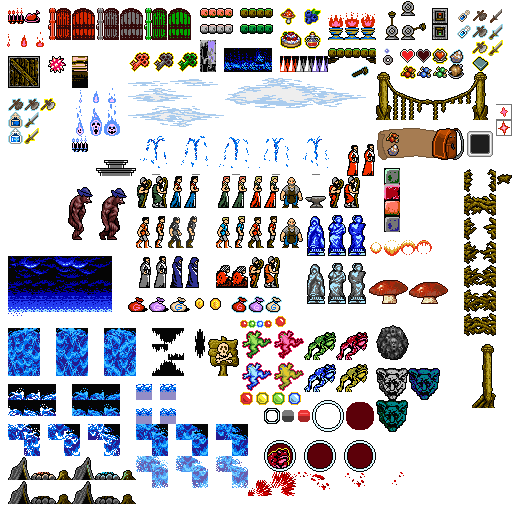
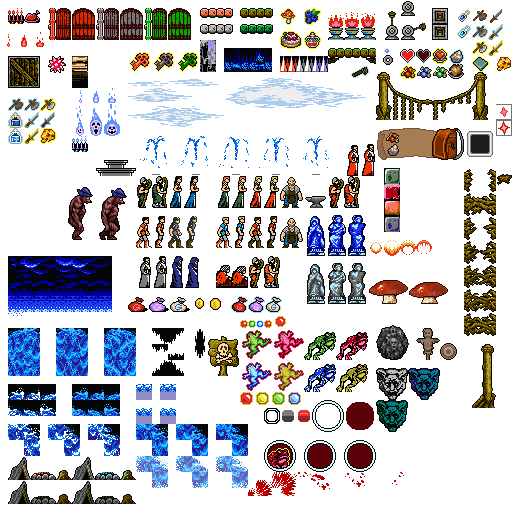
Layers edited between the first and the second 512×512 image:
painted on "Extra Items" over [40, 112, 56, 144]
painted on "Main" over [416, 57, 511, 360]
